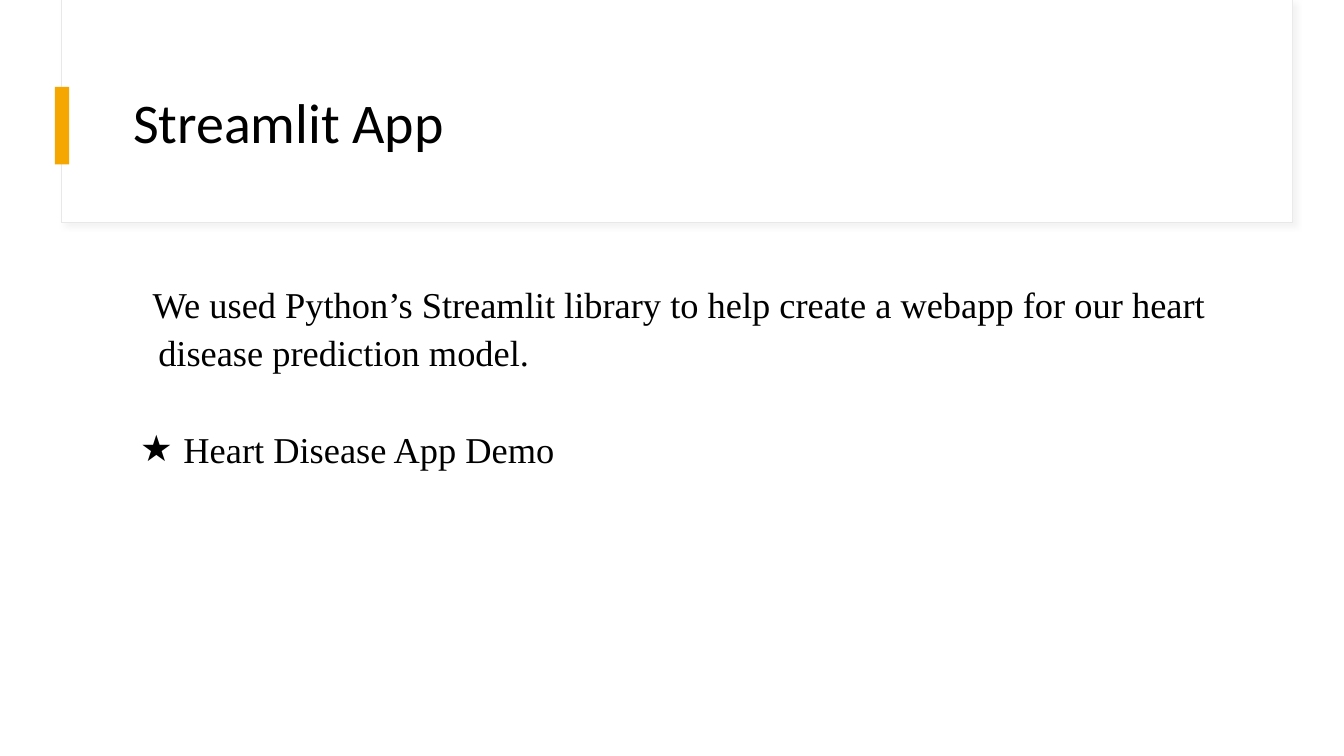
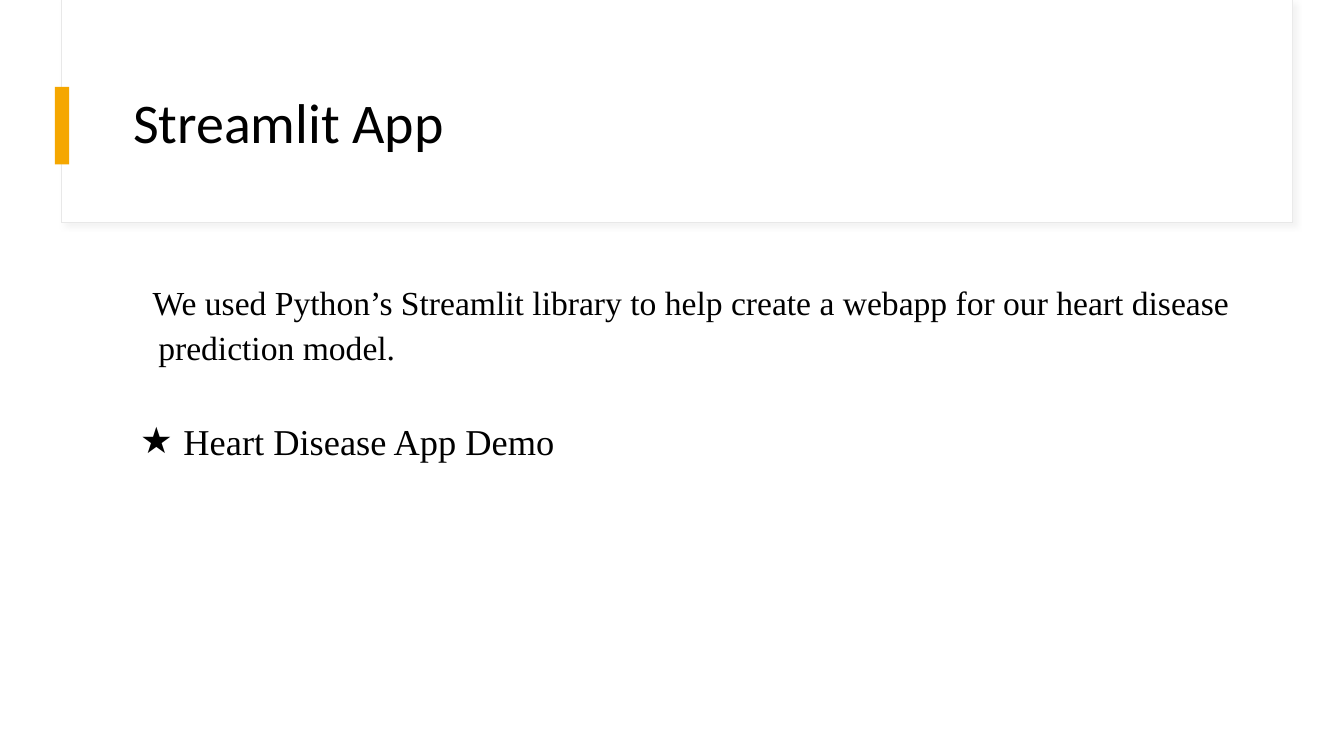
Before and after one commit to gustavo-cupertino/project-4-group-6, a slide deck: slide 14 of Project Presentation.pptx. Drawn at 1344x756 pixels with LibreOffice and Linux fonts; fonts in the diff are those of the drawing. Boxes give left, top, right and bottom in pixels: in the first picture for what was removed or moved away, otherwise in the second. Text is boxed around its words. In the diff, an @@ line names an element or a change of style, - is before the commit and + after.

```diff
--- a/Project Presentation.pptx
+++ b/Project Presentation.pptx
@@ text at (153,291,1229,366): size 26 to 24 pt in "We used Python’s Streamlit library to help ..." @@
```
Also in this commit, not shown: 12 other slides changed, 2 slides added, 2 slides removed.
